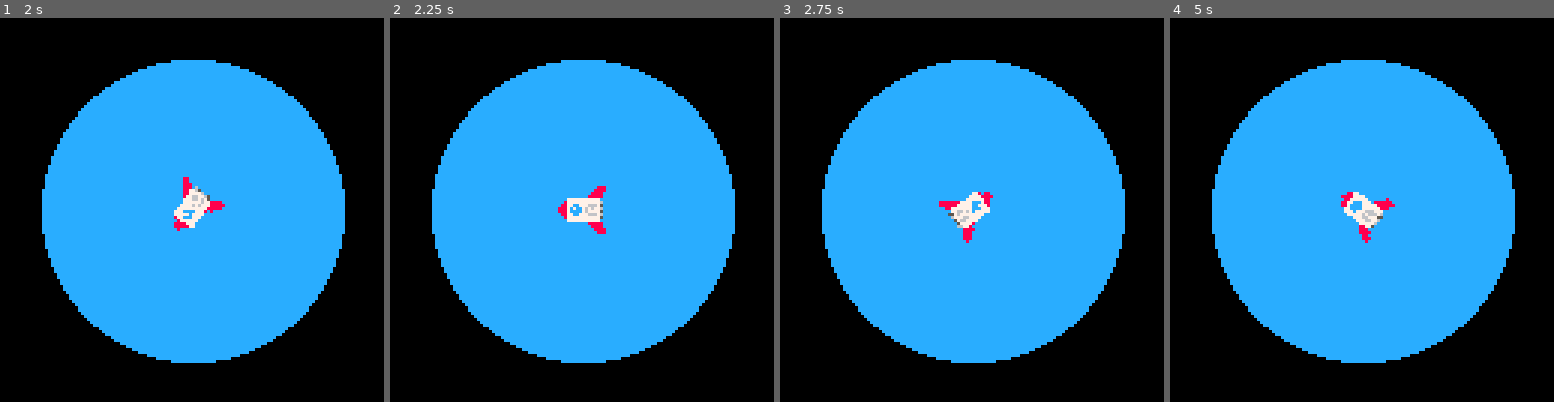
Above: before the commit, frames 1-4 (left to right).
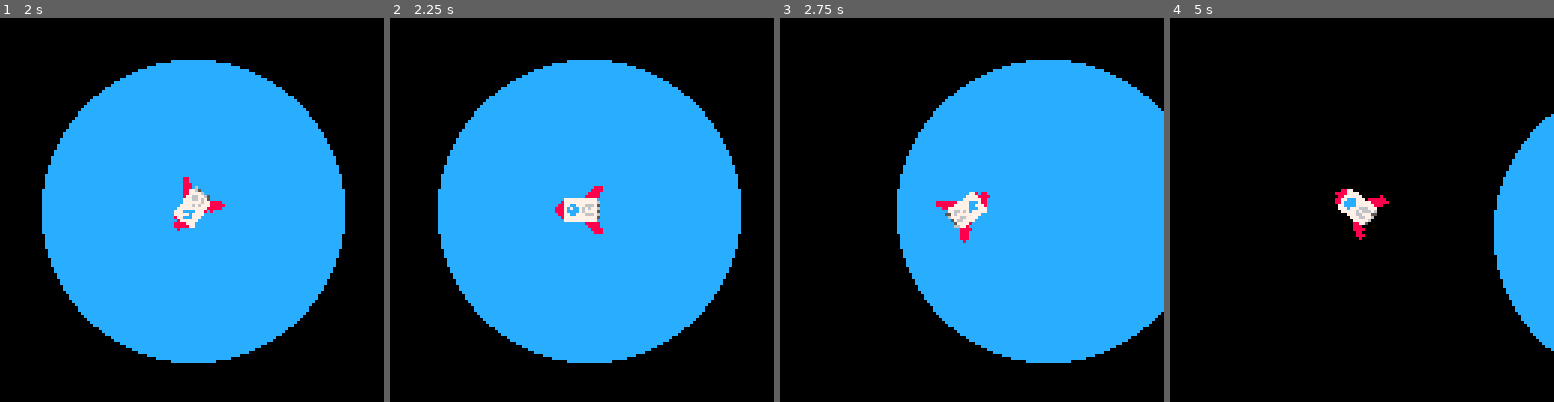
Above: after the commit, the same moments.

Repository: vitaminabcd/picorion
Game: PICO-8 cartridge helm.p8
Two runs of this game, one before a commit and one after it. Both use one fixed random seed, a clock stepped at 60 frames per second and the inputs below.
Inputs:
- Up to frame 1 (2 s): hold Right from 1.6 s (still down)
- Up to frame 2 (2.25 s): release Right at 2.1 s; hold Up from 2.15 s (still down)
- Up to frame 3 (2.75 s): release Up at 2.42 s; hold Right from 2.47 s (still down)
- Up to frame 4 (5 s): release Right at 3.03 s; hold Left 3.08-3.58 s; hold Right 4.02-4.68 s; hold Up from 4.73 s (still down)

Frame 1 is identical in both runs. In frame 2, 2.9% of the frame differs, in the area x 10-92%, y 10-90%; in frame 3, 28%; in frame 4, 53%, in the area x 10-100%, y 10-90%.

Commit message:
movement

Diff:
--- a/helm.p8
+++ b/helm.p8
@@ -21,6 +21,8 @@
   body.angle = 0
   body.sprite = 0
   body.size = 0
+  body.accelerator = true
+  body.acceleration = 0.2
   return body
 end
 
@@ -44,6 +46,23 @@
   end
 end
 
+function heavenly_body:update()
+  local r=flr(self.angle*20)/20
+  -- reduce velocity
+  self.xvel *= 0.95
+  self.yvel *= 0.95
+  -- current speed
+  local speed = sqrt(self.xvel^2 + self.yvel^2)
+  if self.accelerator then
+    self.xvel += sin(r) * self.acceleration
+    self.yvel -= cos(r) * self.acceleration
+  end
+
+  self.x = flr(self.x + self.xvel)
+  self.y = flr(self.y + self.yvel)
+  printh('angle: '..self.angle..' rotate: '..r..' x: '..self.x..' y: '..self.y)
+end
+
 function spritesheet_coords(sprite_num)
   -- sprite 1 is x8, 15 is 120, 16 is 0, etc
   local x = flr(sprite_num % 16) * 8
@@ -60,14 +79,22 @@
 
 function _update()
   camera(player.x - cam_offset, player.y - cam_offset)
+
   if btn(0) then
     player.angle += turn_speed
     if (player.angle < 0) player.angle += 1
   end
   if btn(1) then
     player.angle -= turn_speed
-    if (player.angle > 1) player.angle -= 1
+    if (player.angle >= 1) player.angle -= 1
   end
+  if btn(2) then
+    player.accelerator = true
+  else
+    player.accelerator = false
+  end
+
+  player:update()
 end
 
 function _draw()
